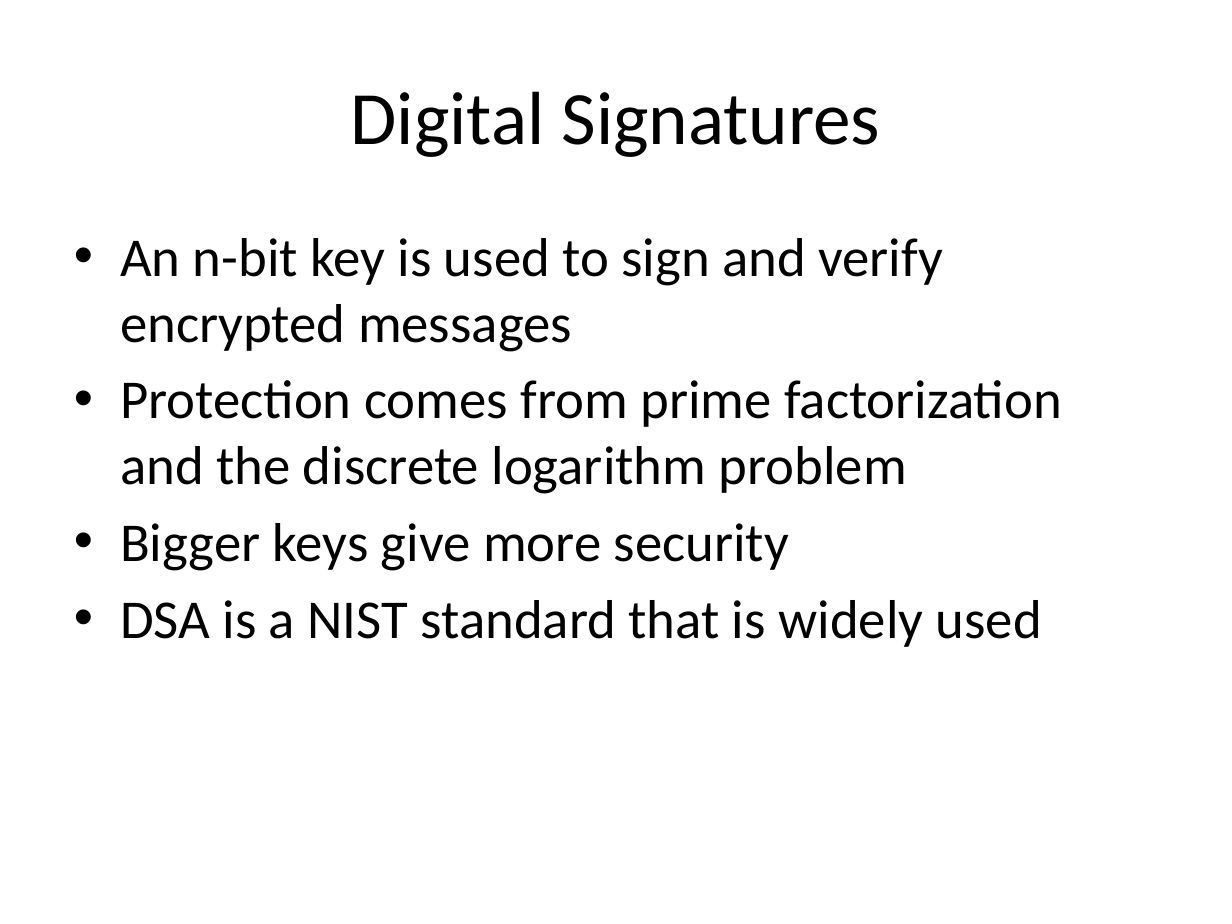
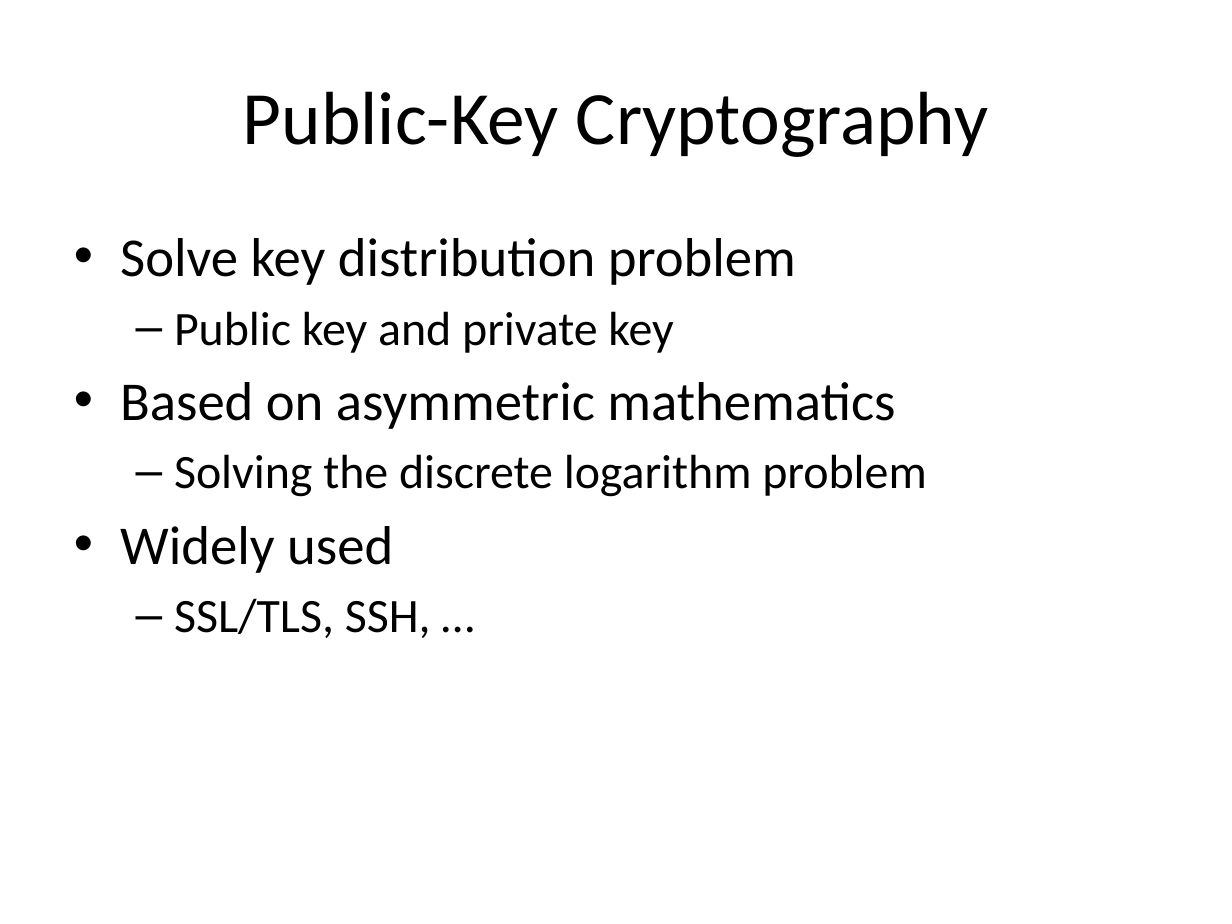
Before and after one commit to palmer-dabbelt/cs250-papers, a slide deck: slide 2 of cs250proposal.pptx. Drawn at 1232x924 pixels with LibreOffice and Linux fonts; fonts in the diff are those of the drawing. Boxes give left, top, right and bottom in pixels: in the first picture for what was removed or moved away, otherwise in the second. Text is boxed around its words. In the diff, an @@ line names an element or a change of style, - is before the commit and + after.

```diff
--- a/cs250proposal.pptx
+++ b/cs250proposal.pptx
@@ title at bbox=[243, 91, 988, 157]: text changed @@
-Digital Signatures
+Public-Key Cryptography
@@ text at bbox=[120, 238, 926, 638]: text changed; size 32 to 28 pt @@
-• An n-bit key is used to sign and verify encrypted messages
-• Protection comes from prime factorization and the discrete logarithm problem
-• Bigger keys give more security
-• DSA is a NIST standard that is widely used
+• Solve key distribution problem
+  – Public key and private key
+• Based on asymmetric mathematics
+  – Solving the discrete logarithm problem
+• Widely used
+  – SSL/TLS, SSH, …
```
Also in this commit, not shown: 3 other slides changed, 1 slide added, 1 slide removed.
